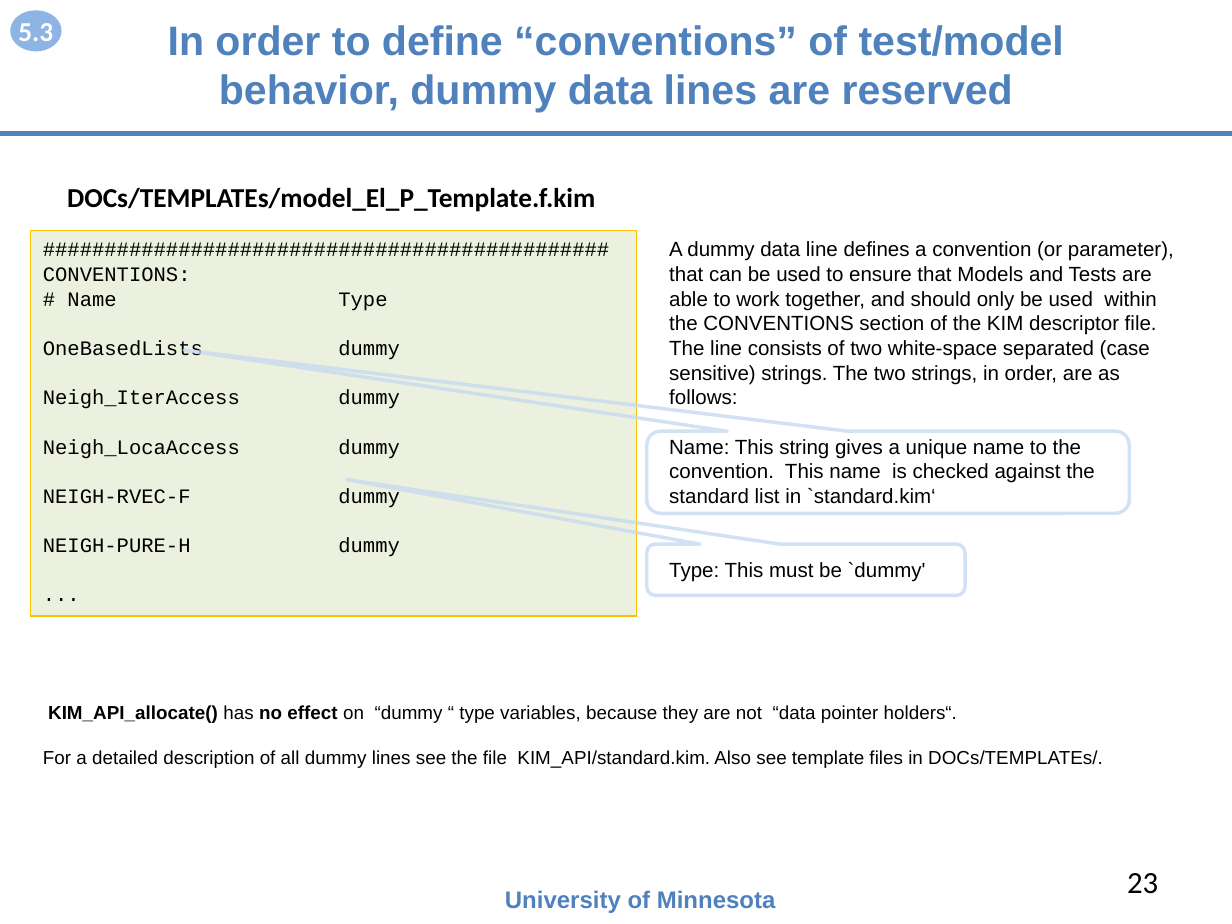
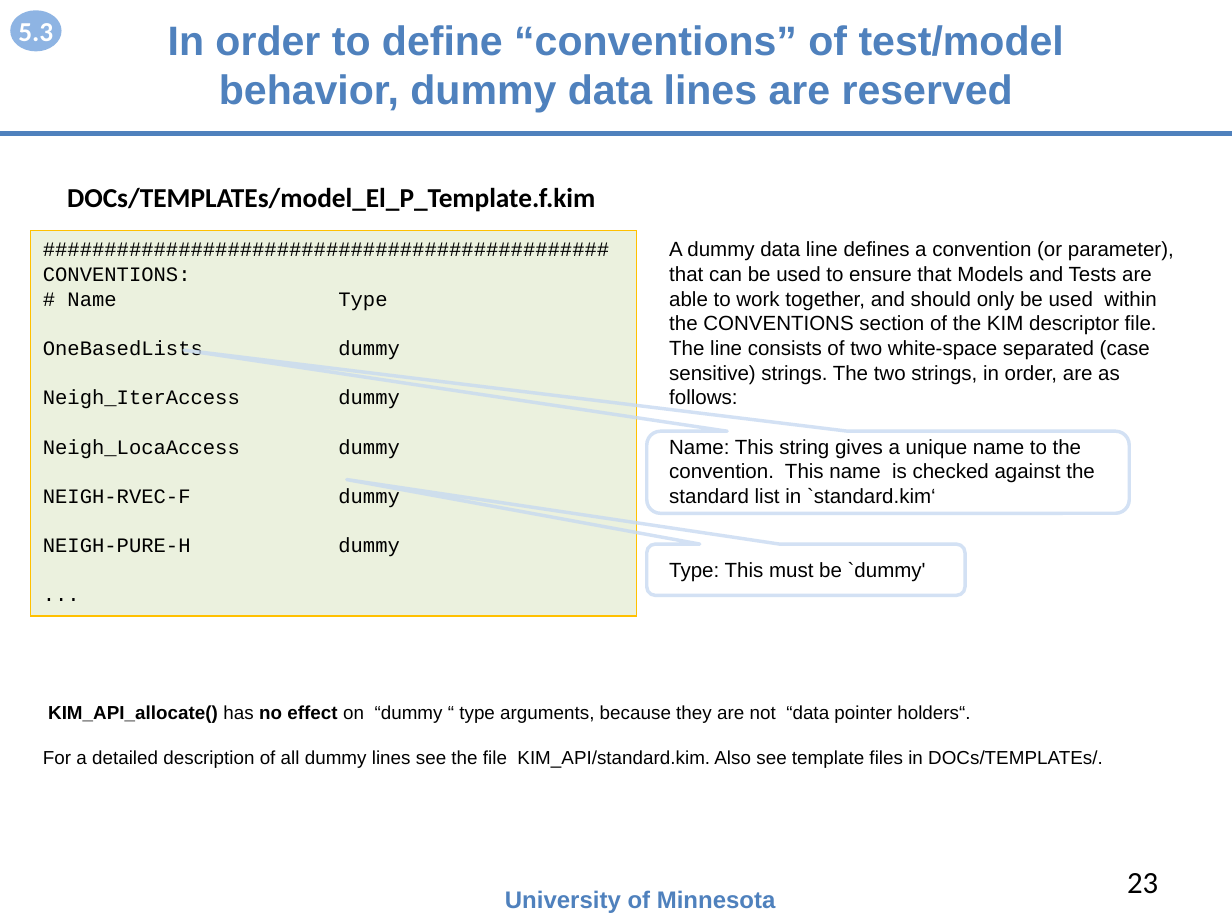
Before and after one commit to openkim/kim-api, a slide deck: slide 23 of DOCs/openkim-api-introduction.pptx. Drawn at 1232x924 pixels with LibreOffice and Linux fonts; fonts in the diff are those of the drawing. Boxes give left, top, right and bottom in pixels: in the first picture for what was removed or moved away, otherwise in the second. Text is boxed around its words. In the diff, an @@ line names an element or a change of style, - is before the commit and + after.

Commit message:
changes `variable' to `argument' in openkim-api-introduction.*

```diff
--- a/DOCs/openkim-api-introduction.pptx
+++ b/DOCs/openkim-api-introduction.pptx
@@ text at bbox=[48, 705, 970, 723]: text changed @@
-KIM_API_allocate() has no effect on “dummy “ type variables, because they are not “data pointer holders“.
+KIM_API_allocate() has no effect on “dummy “ type arguments, because they are not “data pointer holders“.
```
Also in this commit, not shown: 8 other slides changed, 1 other file.
